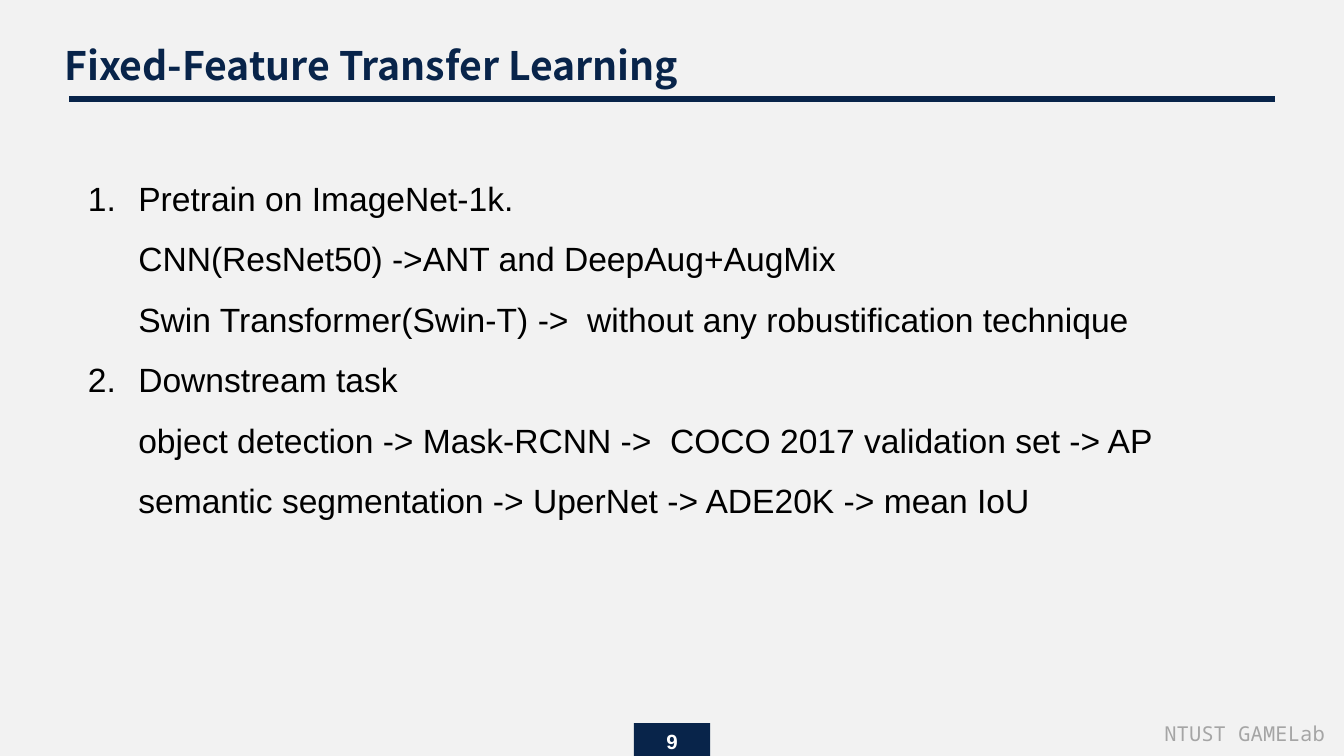
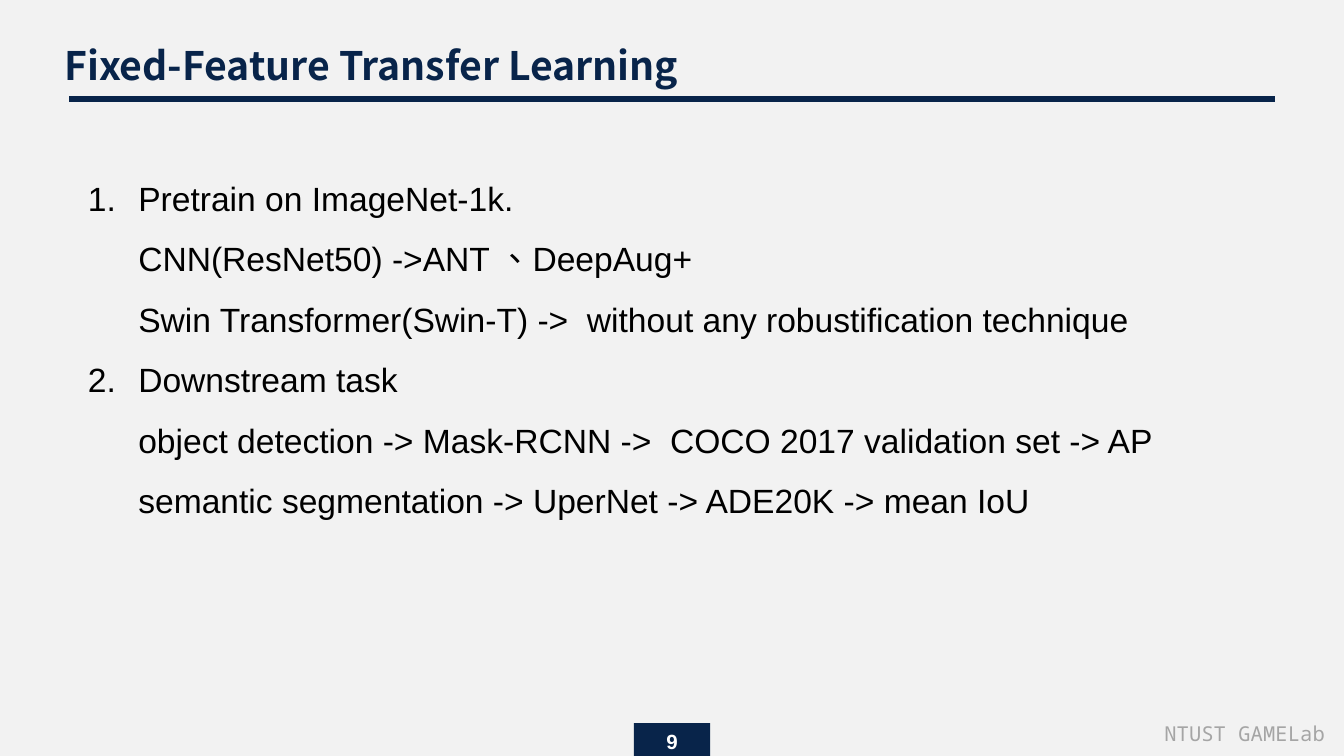
Before and after one commit to endman100/paper-, a slide deck: slide 9 of Does Robustness on ImageNet Transfer to Downstream Tasks.pptx. Drawn at 1344x756 pixels with LibreOffice and Linux fonts; fonts in the diff are those of the drawing. Boxes give left, top, right and bottom in pixels: in the first picture for what was removed or moved away, otherwise in the second. Text is boxed around its words. In the diff, an @@ line names an element or a change of style, - is before the commit and + after.

```diff
--- a/Does Robustness on ImageNet Transfer to Downstream Tasks.pptx
+++ b/Does Robustness on ImageNet Transfer to Downstream Tasks.pptx
@@ text at (138, 186, 1129, 338): text changed @@
-1. Pretrain on ImageNet-1k.
-   CNN(ResNet50) ->ANT and DeepAug+AugMix
-   Swin Transformer(Swin-T) -> without any robustification technique
+1. Pretrain on ImageNet-1k.
+   CNN(ResNet50) ->ANT 、DeepAug+
+   Swin Transformer(Swin-T) -> without any robustification technique
```
Also in this commit, not shown: 2 other slides changed, 8 slides added.
